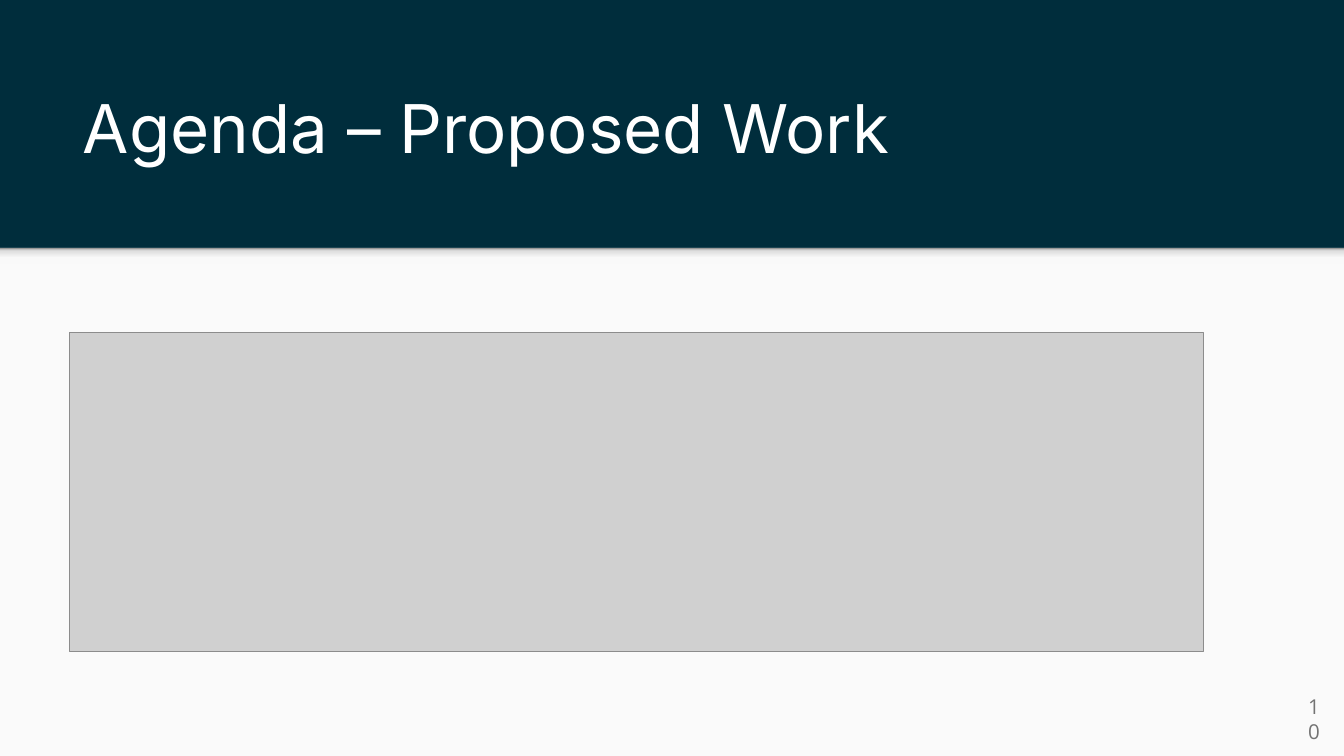
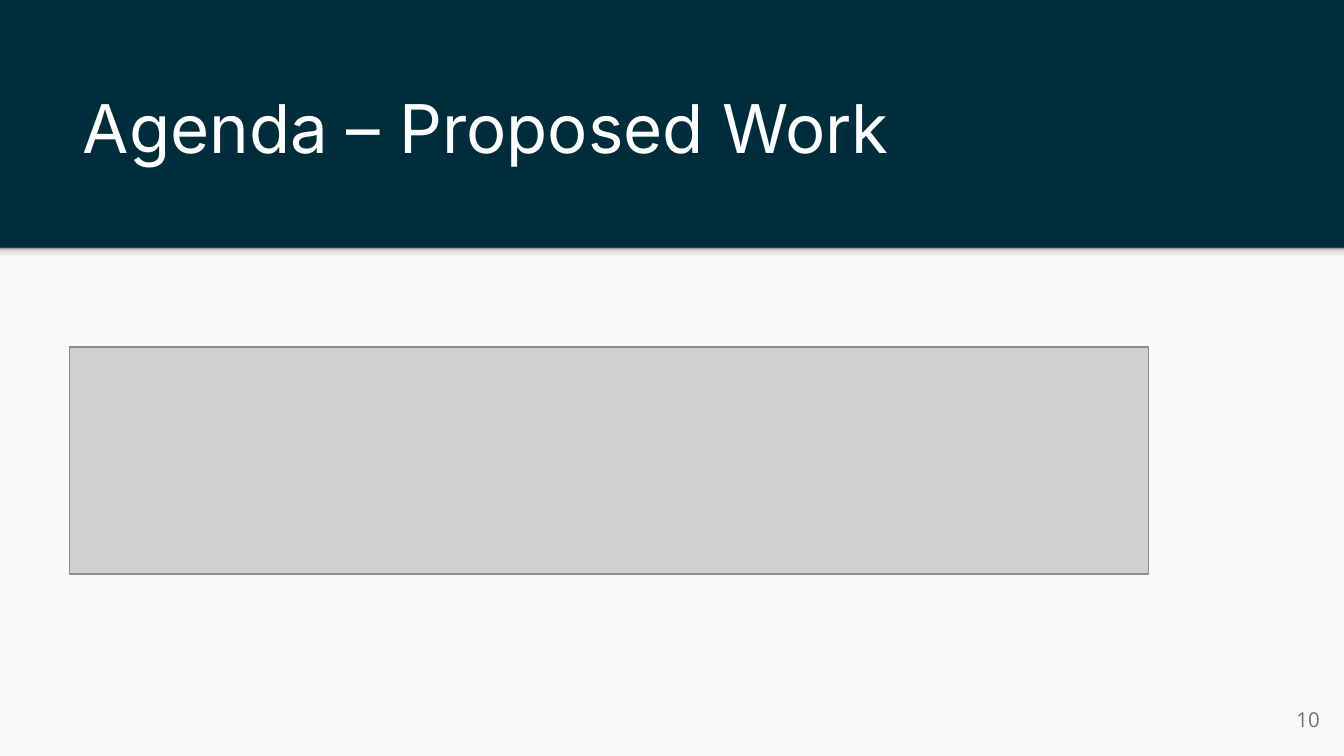
Before and after one commit to ietf-ippm/meeting-materials, a slide deck: slide 10 of ietf124-Montreal/Slides/chair-slides-bmwg-ippm.pptx. Drawn at 1344x756 pixels with LibreOffice and Linux fonts; fonts in the diff are those of the drawing; grey boxes stand for pictures. Boxes give left, top, right and bottom in pixels: in the first picture for what was removed or moved away, otherwise in the second. Text is boxed around its words. In the diff, an @@ line names an element or a change of style, - is before the commit and + after.

```diff
--- a/ietf124-Montreal/Slides/chair-slides-bmwg-ippm.pptx
+++ b/ietf124-Montreal/Slides/chair-slides-bmwg-ippm.pptx
@@ picture: place and size @@
-picture at bbox=[70, 332, 1204, 652]
+picture at bbox=[70, 347, 1149, 574]
@@ page number rewrapped from bbox=[1284, 695, 1333, 745] to bbox=[1296, 712, 1319, 727] @@
```
Also in this commit, not shown: 8 other slides changed, 1 slide added, 2 slides removed, 1 other file.
